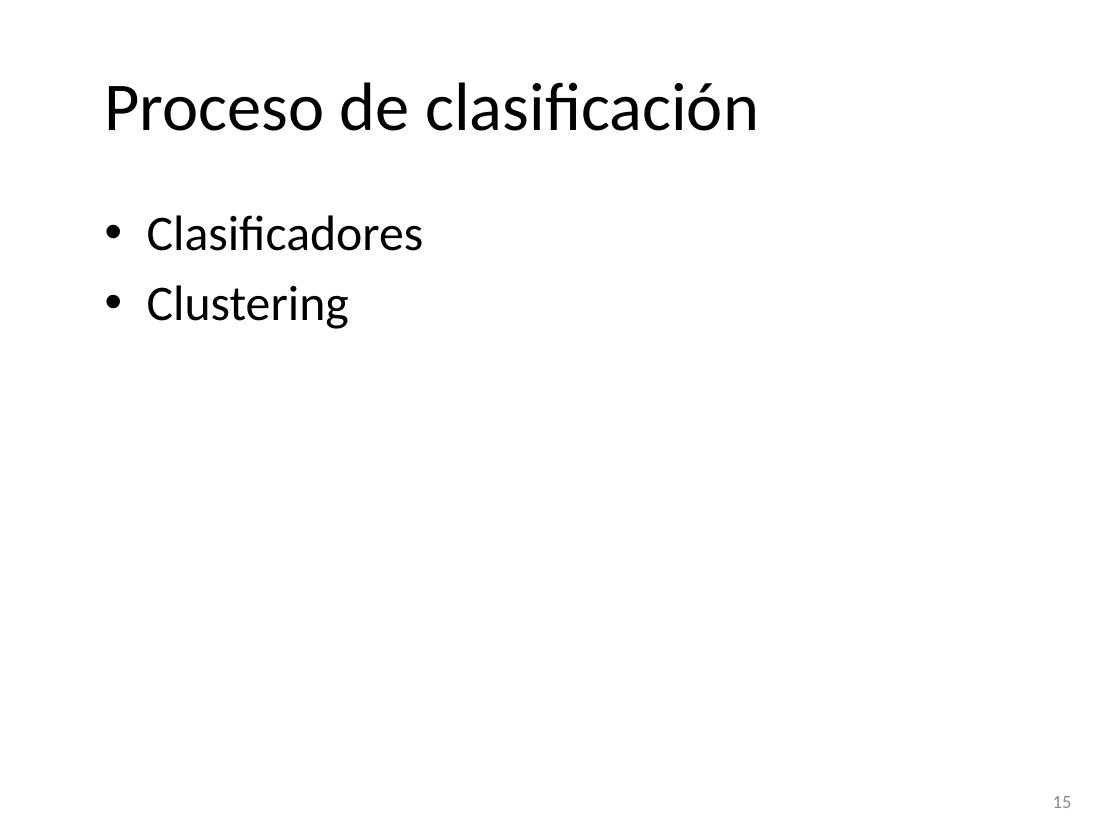
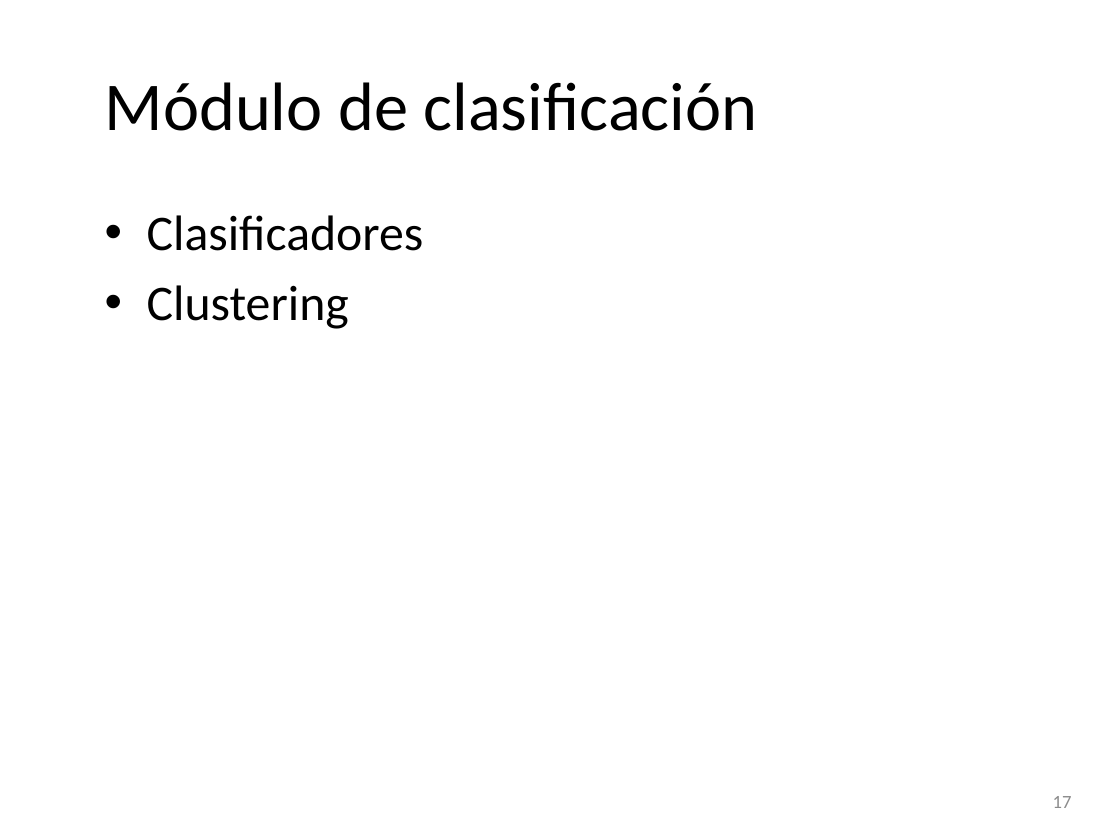
Before and after one commit to garo9521/Trabajo-Terminal, a slide deck: slide 17 of Documento/Presentación.pptx (slide 15 before the commit). Drawn at 1120x840 pixels with LibreOffice and Linux fonts; fonts in the diff are those of the drawing; background and template pictures are left out. Boxes give left, top, right and bottom in pixels: in the first picture for what was removed or moved away, otherwise in the second. Text is boxed around its words. In the diff, an @@ line names an element or a change of style, - is before the commit and + after.

```diff
--- a/Documento/Presentación.pptx
+++ b/Documento/Presentación.pptx
@@ title at <box>105,82,758,131</box>: text changed @@
-Proceso de clasificación
+Módulo de clasificación
@@ page number at <box>1053,796,1072,808</box>: text changed @@
-15
+17
```
Also in this commit, not shown: 8 other slides changed, 2 slides added, 1 slide removed, 17 other files.
